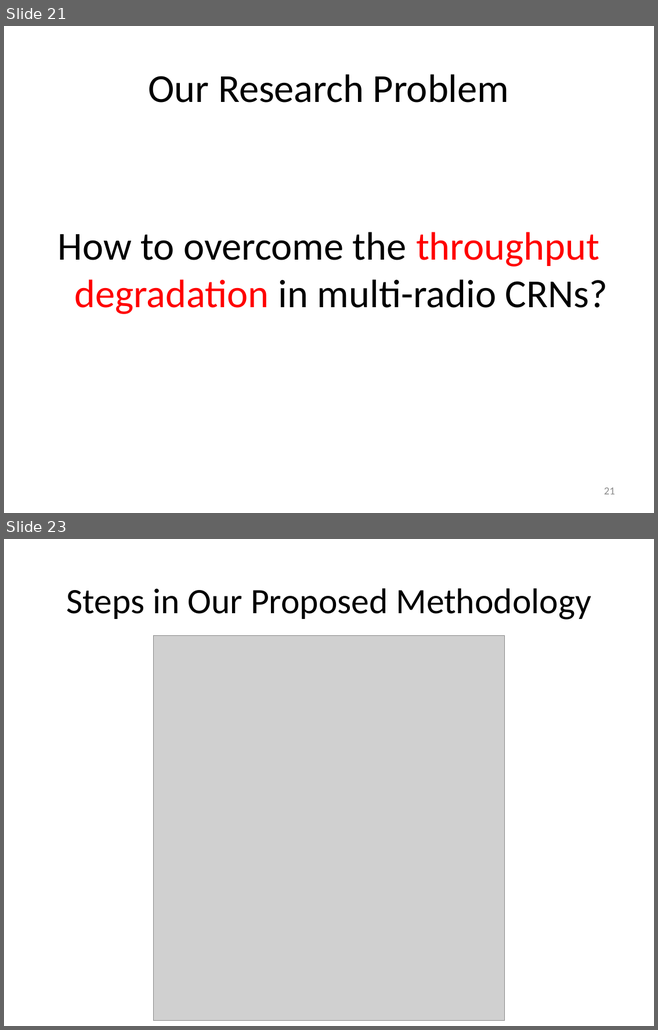
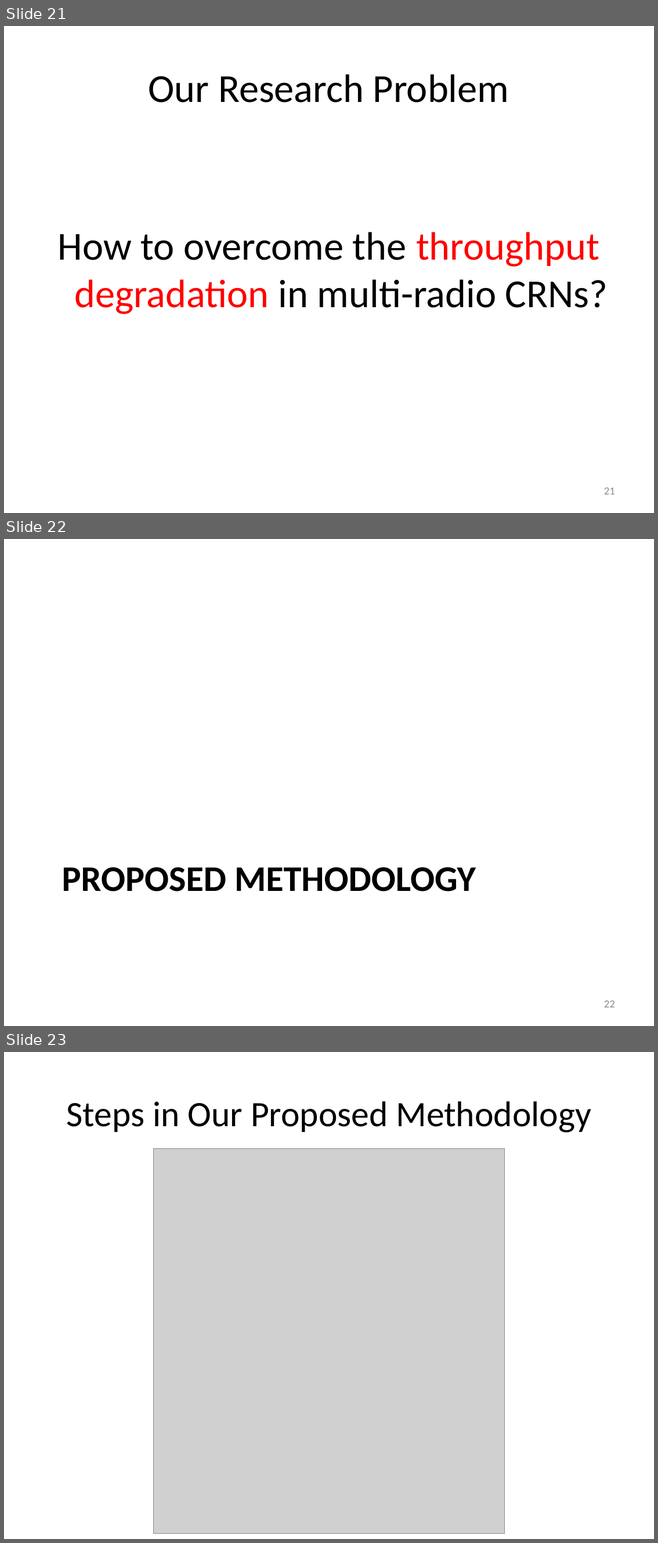
Before and after one commit to takhandipu/MSThesisPresentation, a slide deck: draft.pptx. Shown one above the other, each under a label of ours: slides 21 and 23 before the commit, slides 21, 22 and 23 after it; the slides between them are not shown. The pictures are 658x1030 and 658x1543 pixels, drawn with LibreOffice and Linux fonts; fonts in the diff are those of the drawing; grey boxes stand for pictures. Boxes give left, top, right and bottom in pixels: in the first picture for what was removed or moved away, otherwise in the second. Text is boxed around its words. In the diff, an @@ line names an element or a change of style, - is before the commit and + after.

```diff
--- a/draft.pptx
+++ b/draft.pptx
@@ slide 22 added at <box>4,539,654,1026</box>, background #FFFFFF @@
@@ title added at <box>62,867,476,892</box>, 40 pt, text #000000, bold @@
+PROPOSED METHODOLOGY
@@ page number added at <box>604,1001,615,1008</box>, 12 pt, text #8C8C8C @@
+22
```
Also in this commit, not shown: 3 slides changed, 1 slide removed.
